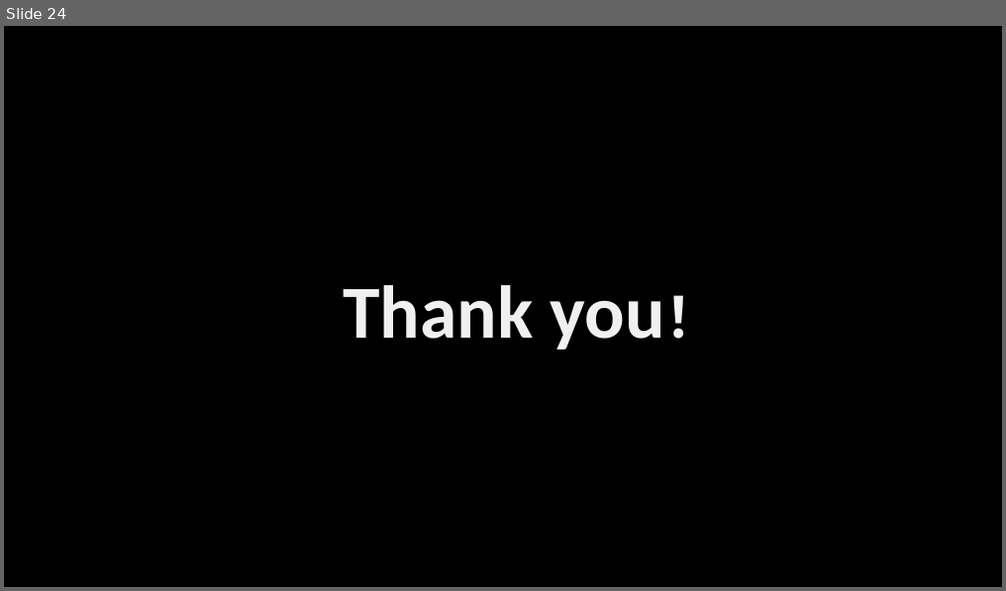
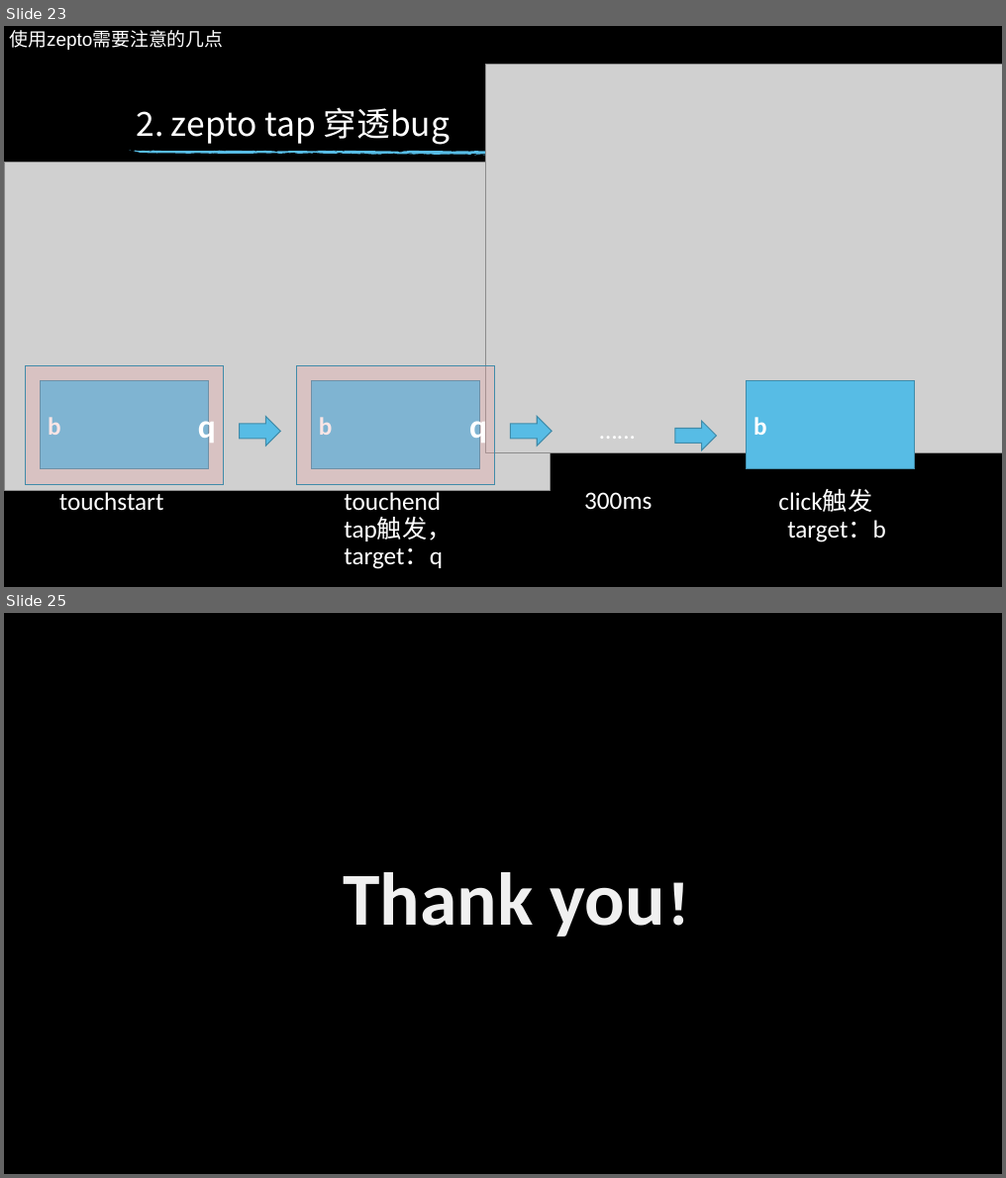
Before and after one commit to xiaotianxia/entern, a slide deck: zeptoVSjquery.pptx. Shown one above the other, each under a label of ours: slide 24 before the commit, slides 23 and 25 after it; the slides between them are not shown. The pictures are 1006x591 and 1006x1178 pixels, drawn with LibreOffice and Linux fonts; fonts in the diff are those of the drawing; grey boxes stand for pictures; background and template pictures are left out. Boxes give left, top, right and bottom in pixels: in the first picture for what was removed or moved away, otherwise in the second. Text is boxed around its words. In the diff, an @@ line names an element or a change of style, - is before the commit and + after.

```diff
--- a/zeptoVSjquery.pptx
+++ b/zeptoVSjquery.pptx
@@ slide 23 added at [4,26,1002,587], background picture (left out) @@
@@ text added at [9,30,223,50], 18 pt, text #FFFFFF @@
+使用zepto需要注意的几点
@@ picture added at [485,65,1002,454] @@
@@ title added at [136,107,450,145], 32 pt, text #FFFFFF @@
+2. zepto tap 穿透bug
@@ picture added at [4,163,549,491] @@
@@ group added at [129,151,915,156]: 9 freeform shapes @@
@@ rectangle added at [26,366,224,485], fill #EE9F9F at 27% opacity, outline #408BA9 1 pt, 32 pt, text #FFFFFF, bold @@
+q
@@ rectangle added at [41,381,208,470], fill #57BCE5, outline #408BA9 1 pt, 24 pt, text #FFFFFF, bold @@
+b
@@ rectangle added at [297,366,494,485], fill #EE9F9F at 27% opacity, outline #408BA9 1 pt, 32 pt, text #FFFFFF, bold @@
+q
@@ rectangle added at [312,381,479,470], fill #57BCE5, outline #408BA9 1 pt, 24 pt, text #FFFFFF, bold @@
+b
@@ rectangle added at [746,381,914,470], fill #57BCE5, outline #408BA9 1 pt, 24 pt, text #FFFFFF, bold @@
+b
@@ right arrow added at [239,417,280,446], fill #57BCE5, outline #408BA9 1 pt @@
@@ right arrow added at [510,417,551,446], fill #57BCE5, outline #408BA9 1 pt @@
@@ text added at [592,414,669,448], 24 pt, text #FFFFFF @@
+…...
@@ right arrow added at [675,421,716,451], fill #57BCE5, outline #408BA9 1 pt @@
@@ text added at [59,489,164,511], 24 pt, text #FFFFFF @@
+touchstart
@@ text added at [344,489,441,510], 24 pt, text #FFFFFF @@
+touchend
@@ text added at [584,492,651,510], 24 pt, text #FFFFFF @@
+300ms
@@ text added at [778,489,872,512], 24 pt, text #FFFFFF @@
+click触发
@@ text added at [344,517,451,570], 24 pt, text #FFFFFF @@
+tap触发，target：q
@@ text added at [787,520,886,543], 24 pt, text #FFFFFF @@
+target：b
@@ what was slide 24 is now slide 25 @@
```
Also in this commit, not shown: 4 slides changed.
